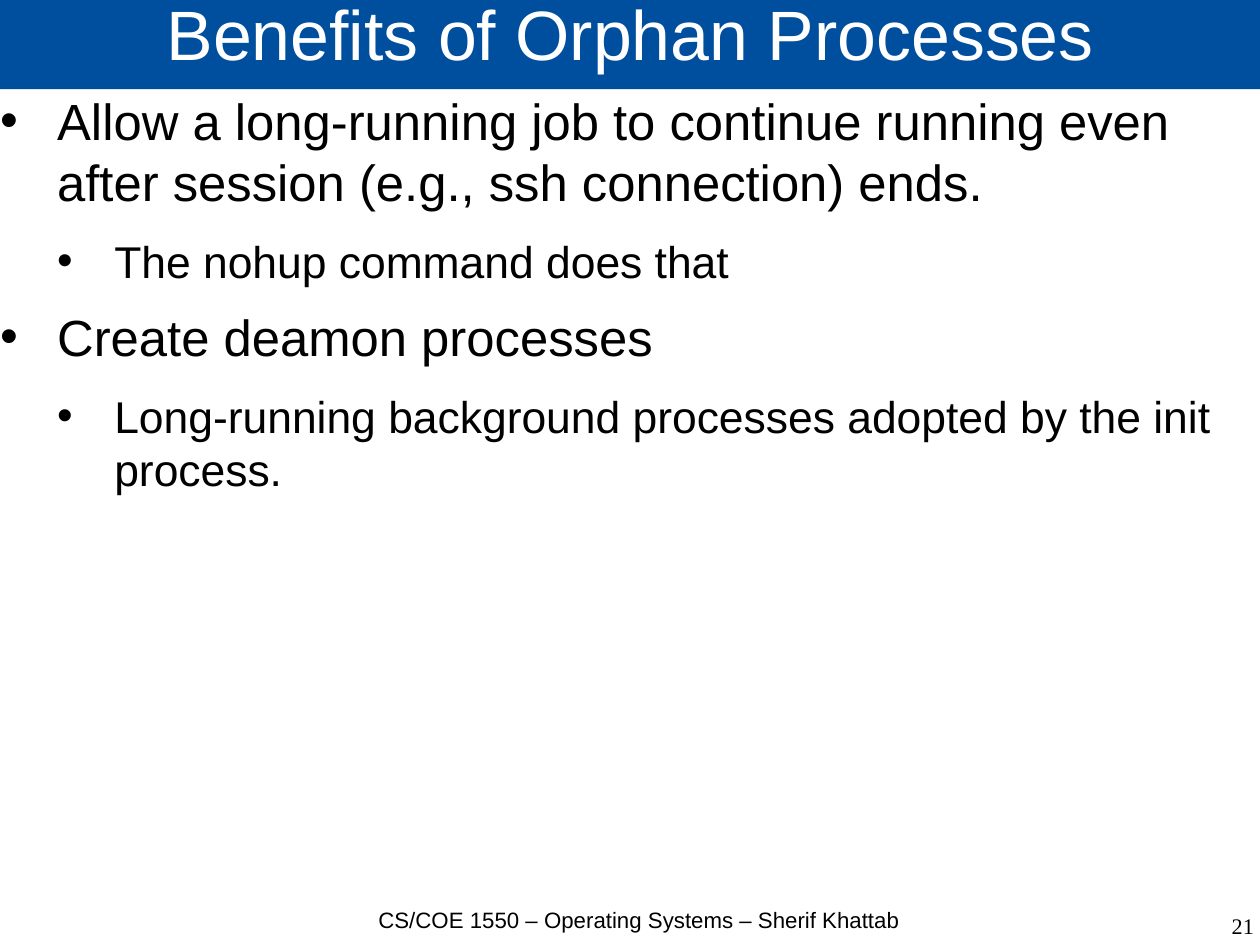
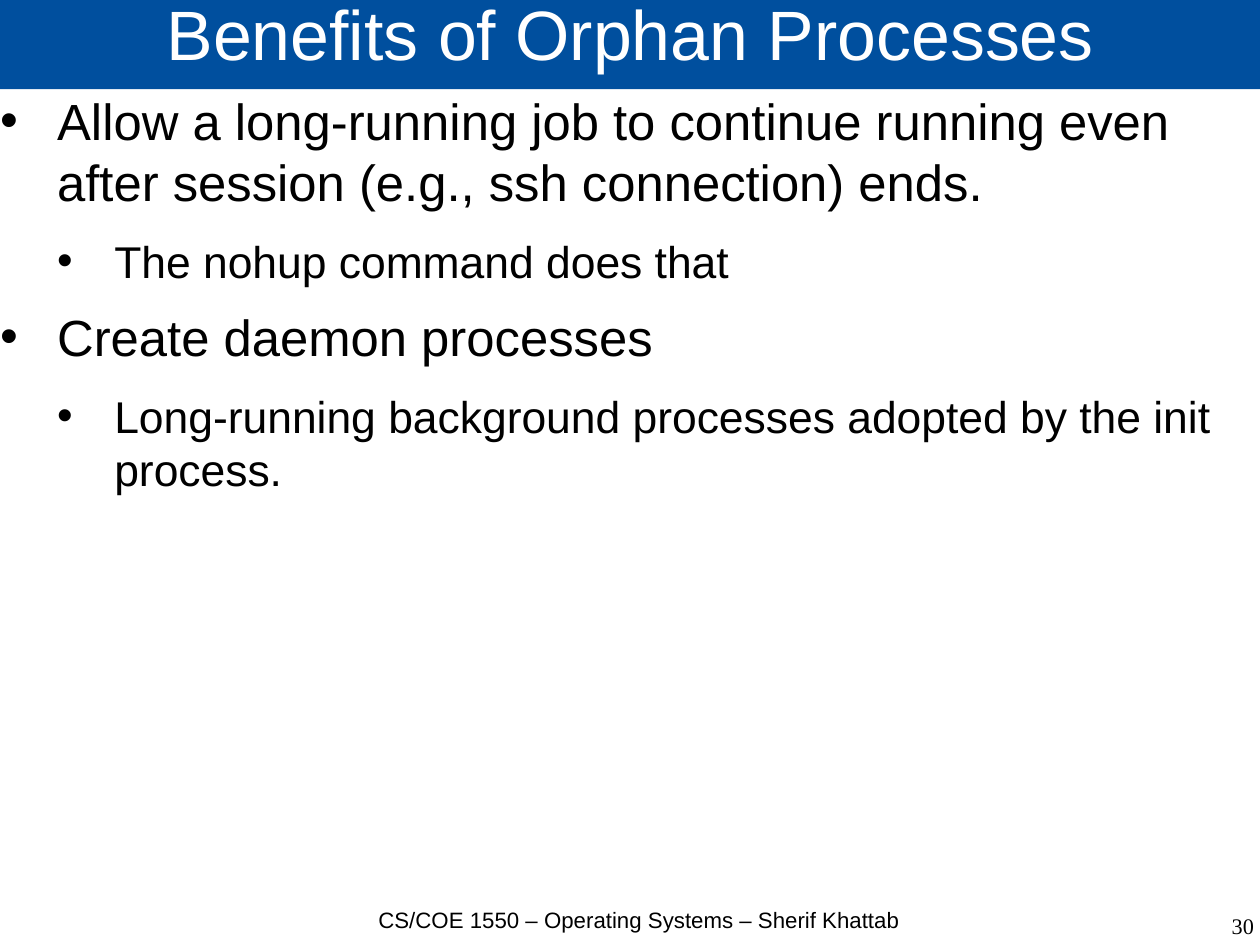
Before and after one commit to cs1550-2224/cs1550-code-handouts, a slide deck: slide 30 of DraftSlides/Lecture3.pptx (slide 21 before the commit). Drawn at 1260x945 pixels with LibreOffice and Linux fonts; fonts in the diff are those of the drawing. Boxes give left, top, right and bottom in pixels: in the first picture for what was removed or moved away, otherwise in the second. Text is boxed around its words. In the diff, an @@ line names an element or a change of style, - is before the commit and + after.

```diff
--- a/DraftSlides/Lecture3.pptx
+++ b/DraftSlides/Lecture3.pptx
@@ text at (57, 319, 653, 366): text changed @@
-• Create deamon processes
+• Create daemon processes
@@ page number at (1232, 919, 1254, 935): text changed @@
-21
+30
```
Also in this commit, not shown: 12 other slides changed, 11 slides added, 2 slides removed, 2 other files.
